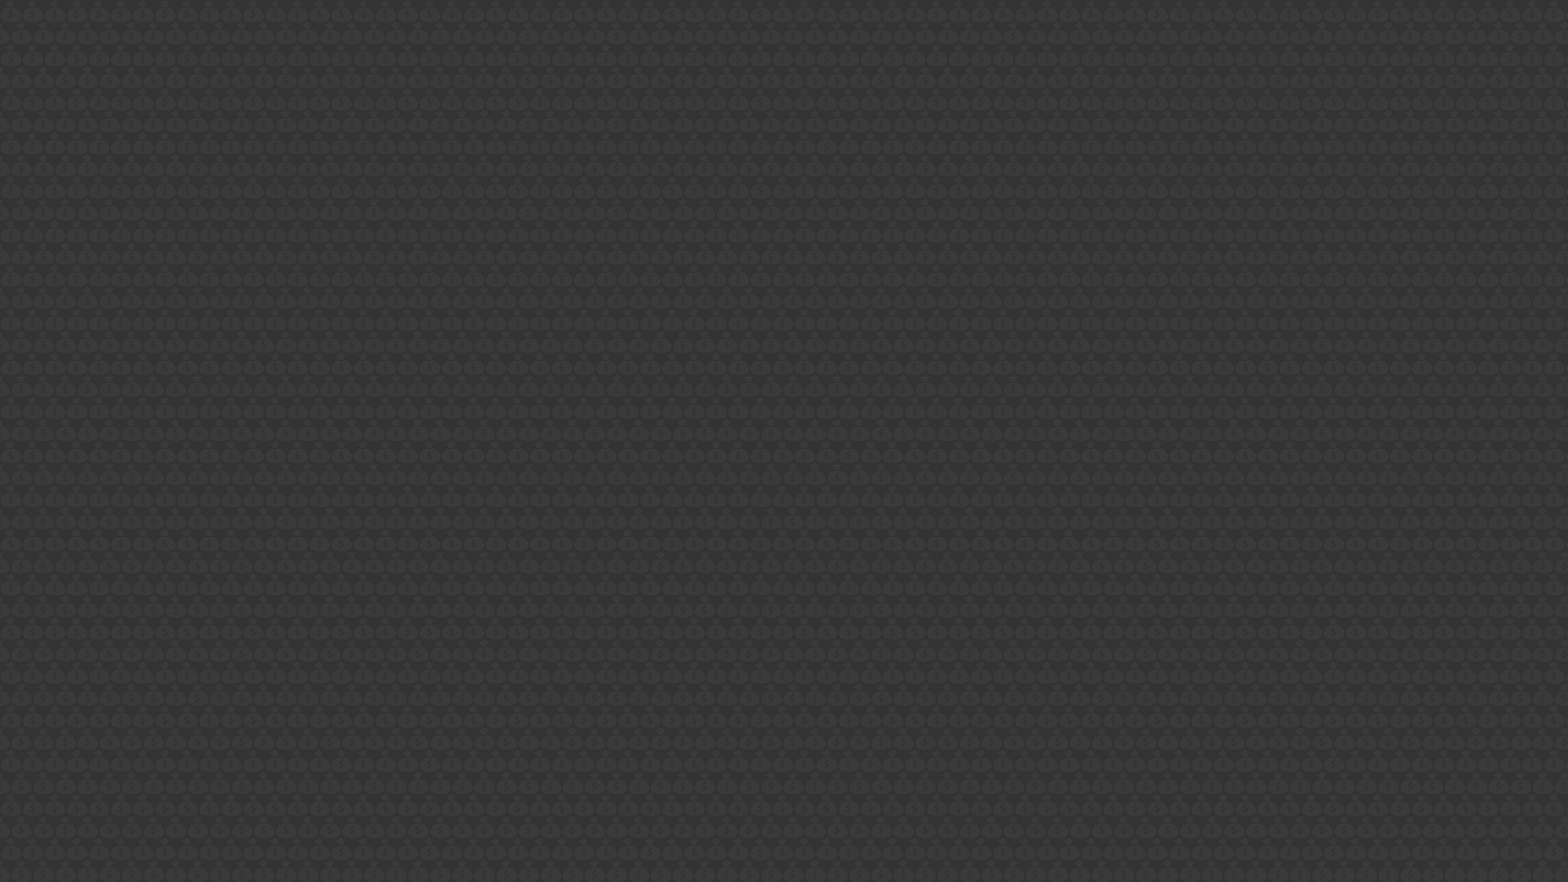
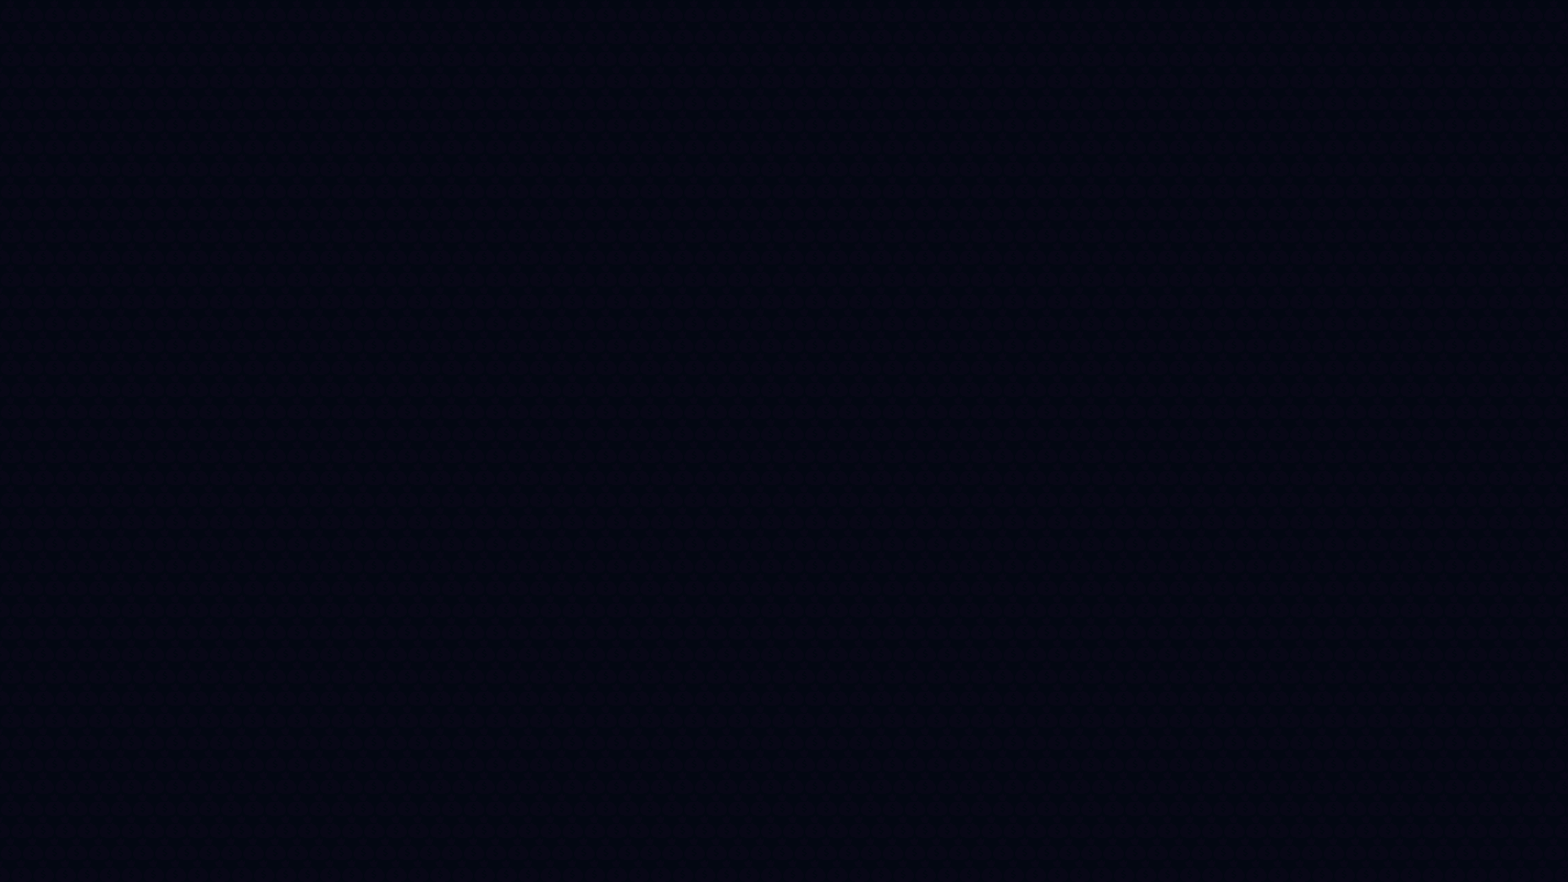
Two versions of the same layered image (w=1568, h=882). Layer-by-layer changes:
"Layer 1": opacity 100% → 5%, painted on it over 0, 0, 1568, 882
painted on "Layer 0" over 0, 0, 1568, 882